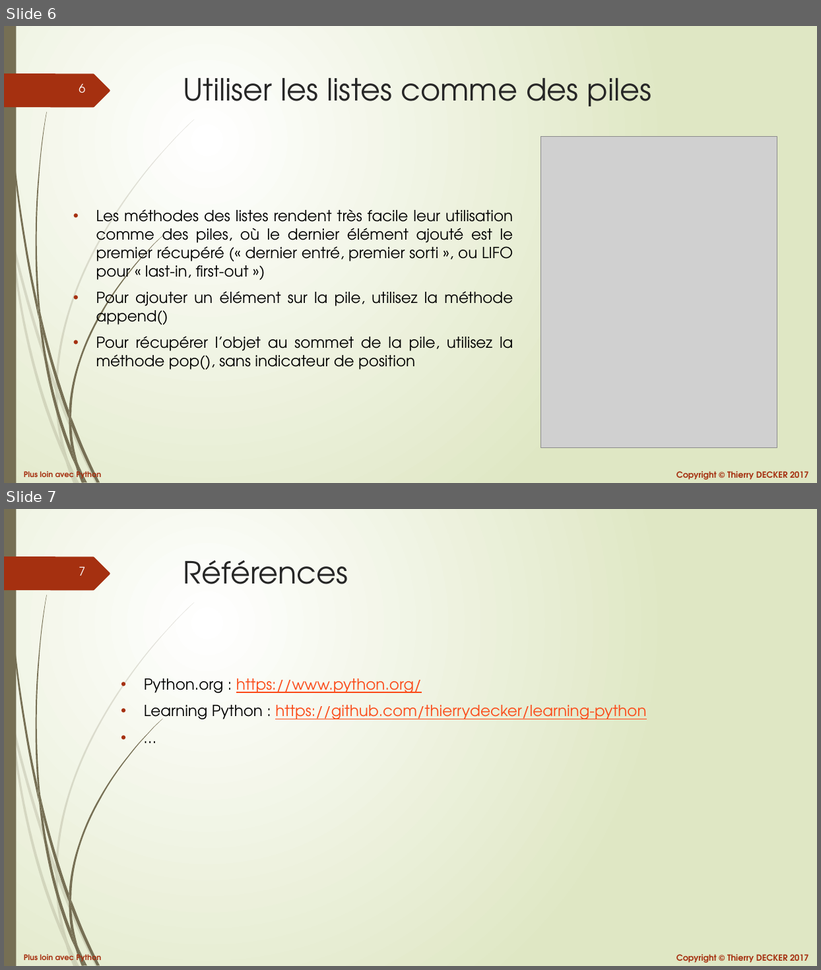
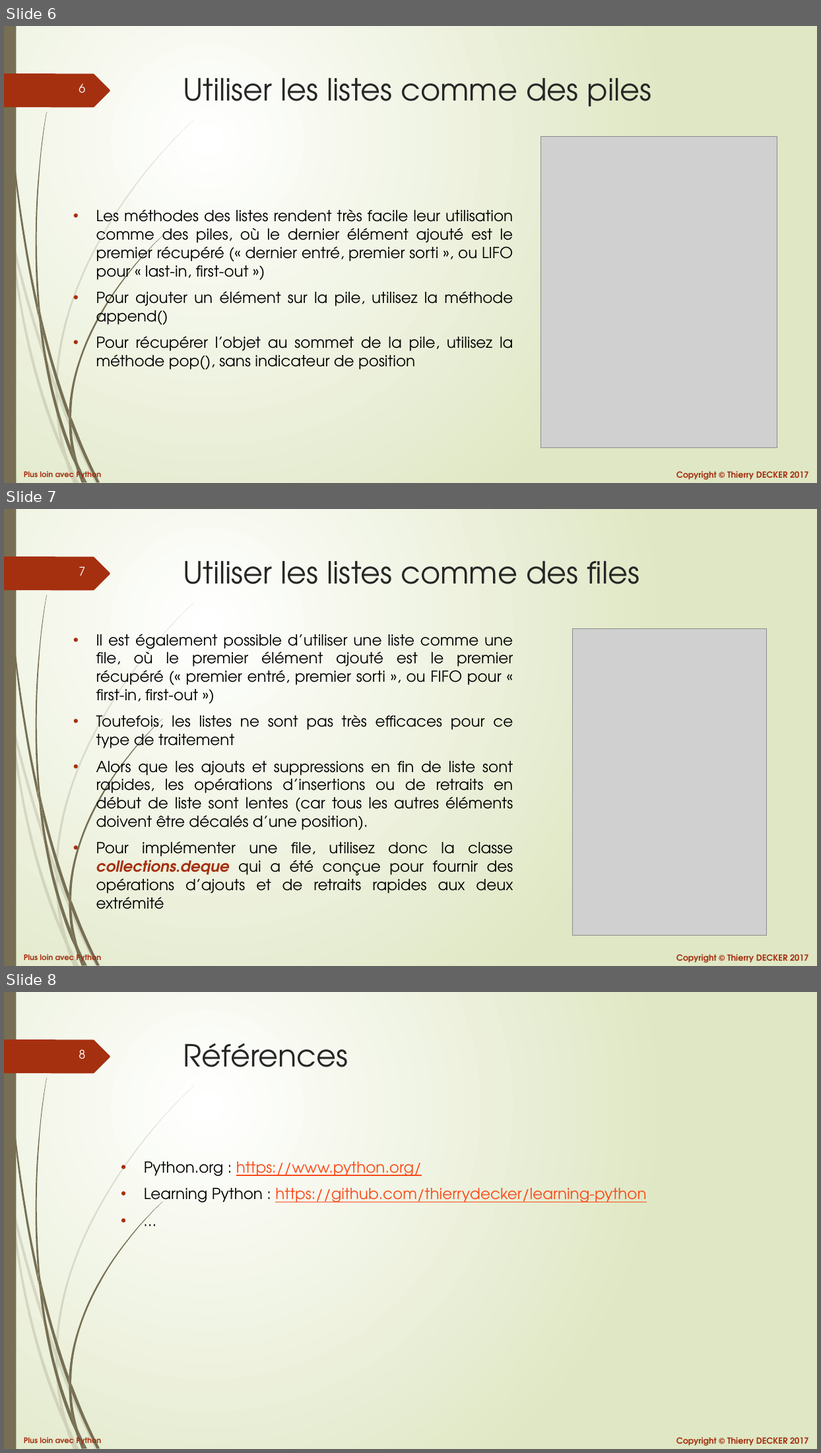
Before and after one commit to VikmanTheRacoon/learning-python, a slide deck: documentations/python-102.pptx. Shown one above the other, each under a label of ours: slides 6 and 7 before the commit, slides 6, 7 and 8 after it. The pictures are 821x970 and 821x1453 pixels, drawn with LibreOffice and Linux fonts; fonts in the diff are those of the drawing; grey boxes stand for pictures. Boxes give left, top, right and bottom in pixels: in the first picture for what was removed or moved away, otherwise in the second. Text is boxed around its words. In the diff, an @@ line names an element or a change of style, - is before the commit and + after.

```diff
--- a/documentations/python-102.pptx
+++ b/documentations/python-102.pptx
@@ slide 7 added at bbox=[4, 509, 817, 966], background gradient #FFFFFF to #DFE8C4; not listed: 27 template elements that a slide beside it also shows @@
@@ title added at bbox=[183, 561, 640, 584], 36 pt, text #262626 @@
+Utiliser les listes comme des files
@@ text added at bbox=[96, 634, 514, 910], 18 pt, text #000000 @@
+• Il est également possible d’utiliser une liste comme une file, où le premier élément ajouté est le premier récupéré (« premier entré, premier sorti », ou FIFO pour « first-in, first-out »)
+• Toutefois, les listes ne sont pas très efficaces pour ce type de traitement
+• Alors que les ajouts et suppressions en fin de liste sont rapides, les opérations d’insertions ou de retraits en début de liste sont lentes (car tous les autres éléments doivent être décalés d’une position).
+• Pour implémenter une file, utilisez donc la classe collections.deque qui a été conçue pour fournir des opérations d’ajouts et de retraits rapides aux deux extrémité
@@ picture added at bbox=[572, 628, 766, 936] @@
@@ what was slide 7 is now slide 8 @@
@@ page number at bbox=[79, 1049, 85, 1059]: text changed @@
-7
+8
```
Also in this commit, not shown: 1 other file.
